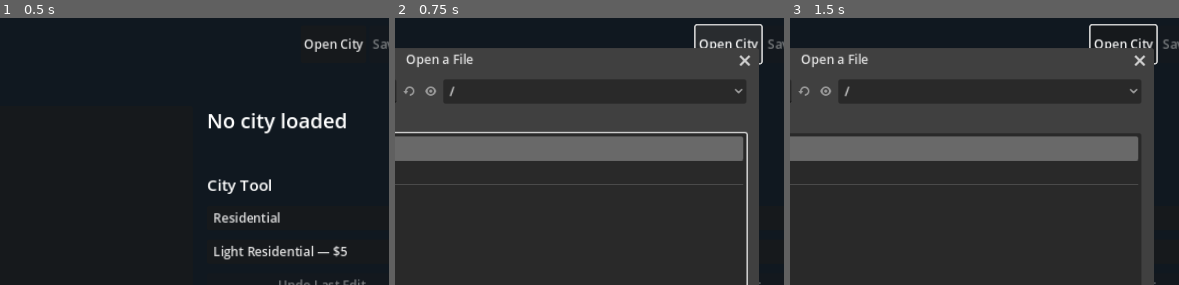
Above: before the commit, frames 1-3 (left to right).
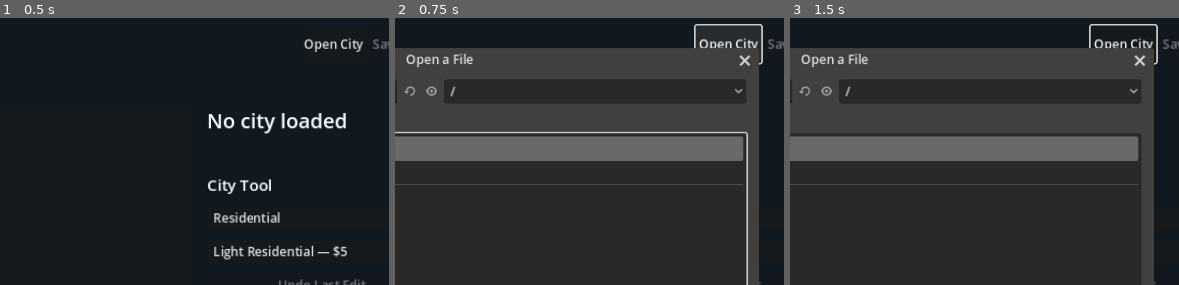
Above: after the commit, the same moments.

Repository: nicholas-ochoa/OpenSC2K
Game: Godot game, scene res://main.tscn
The game is run twice, just before and just after one commit, with the same random seed, the same clock (stepped at 60 frames per second) and the same inputs.
Inputs (mouse positions are % of the whole screen's width and height, from its top left):
- Up to frame 1 (0.5 s): no input
- Up to frame 2 (0.75 s): click "Open City" at 0.5 s
- Up to frame 3 (1.5 s): click (35, 88) at 1.27 s; type "12" at 1.35 s
The pictures show only the part of the screen within x 43-93%, y 0-50%; the shares and areas given below are measured in that part.

Frame 1 is identical in both runs. In frame 2, 0.1% of the frame differs, in the area x 2-16%, y 25-30%; in frame 3, 0.1%.

Commit message:
moving sprites

Diff:
--- a/game/src/view/city_isometric_renderer.gd
+++ b/game/src/view/city_isometric_renderer.gd
@@ -1,3 +1,5 @@
+# fixme: trains need their above-ground draw pass
+
 class_name CityIsometricRenderer
 extends RefCounted
 
@@ -10,6 +12,14 @@
 const TOP_MARGIN := 512
 const SIDE_MARGIN := 32
 const DISPATCH_SPRITES := {7: 1381, 8: 1382, 14: 1383}
+const THING_SPRITES := [
+	0, 1359, 1364, 1369, 1390, 1490, 1387, 1382, 1383,
+	1380, 1374, 1374, 1374, 1374, 1384, 1497, 1495,
+]
+const SHIP_DIRECTION_POSITION := [1, 2, 3, 4, 3, 2, 1, 0]
+const SHIP_DIRECTION_FLIP := [false, false, false, false, true, true, true, false]
+const THING_DIRECTION_POSITION := [0, 1, 1, 0]
+const THING_DIRECTION_FLIP := [false, false, true, true]
 
 
 static func create_image(
@@ -64,6 +74,9 @@
 			var dispatch_sprite := dispatch_sprite_id(city, x, y)
 			if dispatch_sprite > 0 and sprites.find_sprite(dispatch_sprite) == null:
 				missing[dispatch_sprite] = true
+			var moving_visual := moving_thing_visual(city, x, y)
+			if not moving_visual.is_empty() and sprites.find_sprite(moving_visual.sprite_id) == null:
+				missing[moving_visual.sprite_id] = true
 	var ids := missing.keys()
 	ids.sort()
 	for sprite_id in ids:
@@ -158,6 +171,9 @@
 	if dispatch_sprite > 0:
 		var dispatch_image := _sprite_image(sprites, palette, cache, dispatch_sprite, false)
 		_blend_on_base(output, dispatch_image, screen_x, base_y)
+	var moving_visual := moving_thing_visual(city, x, y)
+	if not moving_visual.is_empty():
+		_draw_moving_thing(output, city, palette, sprites, cache, moving_visual)
 
 
 static func dispatch_sprite_id(city: CityState, x: int, y: int) -> int:
@@ -168,6 +184,100 @@
 	if thing.is_empty() or thing.x != x or thing.y != y:
 		return 0
 	return int(DISPATCH_SPRITES.get(thing.type, 0))
+
+
+static func moving_thing_visual(city: CityState, x: int, y: int) -> Dictionary:
+	var overlay := city.text_overlay_id(x, y)
+	if overlay < 201 or overlay > 240:
+		return {}
+	var record := overlay - 201
+	var thing := city.thing(record)
+	if thing.is_empty() or thing.x != x or thing.y != y:
+		return {}
+	var sprite := moving_thing_sprite(thing)
+	if sprite.is_empty():
+		return {}
+	return {
+		"sprite_id": sprite.sprite_id,
+		"flip": sprite.flip,
+		"record": record,
+		"type": thing.type,
+		"x": x,
+		"y": y,
+		"z": thing.z,
+		"px": thing.px,
+		"py": thing.py,
+	}
+
+
+static func moving_thing_sprite(thing: Dictionary) -> Dictionary:
+	if thing.is_empty():
+		return {}
+	var type := int(thing.get("type", 0))
+	var direction := int(thing.get("direction", 0))
+	var state := int(thing.get("state", 0))
+	if type < 1 or type >= THING_SPRITES.size():
+		return {}
+	var sprite_id: int = THING_SPRITES[type]
+	var flip := false
+	match type:
+		1, 2, 3:
+			if direction < 0 or direction >= SHIP_DIRECTION_POSITION.size():
+				return {}
+			sprite_id += SHIP_DIRECTION_POSITION[direction]
+			flip = SHIP_DIRECTION_FLIP[direction]
+		4:
+			if direction < 0 or direction >= THING_DIRECTION_POSITION.size():
+				return {}
+			sprite_id += THING_DIRECTION_POSITION[direction]
+			flip = THING_DIRECTION_FLIP[direction]
+		6:
+			if direction < 0 or direction > 2:
+				return {}
+			sprite_id += direction
+		9:
+			if state != 0:
+				sprite_id = 1379
+			elif direction < 0 or direction >= THING_DIRECTION_POSITION.size():
+				return {}
+			else:
+				sprite_id += THING_DIRECTION_POSITION[direction]
+				flip = THING_DIRECTION_FLIP[direction]
+		16:
+			if direction < 0 or direction > 7:
+				return {}
+			flip = direction > 3
+		_:
+			return {}
+	return {"sprite_id": sprite_id, "flip": flip}
+
+
+static func _draw_moving_thing(
+	output: Image,
+	city: CityState,
+	palette: Sc2Palette,
+	sprites: Sc2SpriteArchive,
+	cache: Dictionary,
+	visual: Dictionary
+) -> void:
+	var sprite := _sprite_image(
+		sprites, palette, cache, visual.sprite_id, visual.flip
+	)
+	var altitude := city.land_altitude(visual.x, visual.y)
+	if city.is_water(visual.x, visual.y):
+		altitude = city.water_altitude(visual.x, visual.y)
+	var center_x: int = (
+		SIDE_MARGIN + CityState.MAP_SIZE * HALF_WIDTH
+		+ (visual.x - visual.y) * HALF_WIDTH + HALF_WIDTH
+		+ visual.px - visual.py
+	)
+	var top_y: int = (
+		TOP_MARGIN + (visual.x + visual.y) * HALF_HEIGHT
+		+ int((visual.px + visual.py) / 2)
+		- altitude * ALTITUDE_STEP - visual.z * 8 - sprite.get_height()
+	)
+	var destination := Vector2i(center_x - int(sprite.get_width() / 2), top_y)
+	output.blend_rect(sprite, Rect2i(Vector2i.ZERO, sprite.get_size()), destination)
 
 
 # four occupied corners, one sprite, compass picks the winner
--- a/game/tests/test_runner.gd
+++ b/game/tests/test_runner.gd
@@ -316,6 +316,45 @@
 	_check(IsometricRenderer.terrain_sprite_id(0x00, false) == 1256, "Flat land uses sprite 1256")
 	_check(IsometricRenderer.terrain_sprite_id(0x10, true) == 1270, "Submerged land uses sprite 1270")
 	_check(IsometricRenderer.terrain_sprite_id(0x45, true) == 1290, "Last water tile uses sprite 1290")
+	var plane_visual := IsometricRenderer.moving_thing_sprite({
+		"type": 1, "direction": 4, "state": 2,
+	})
+	_check(
+		plane_visual.sprite_id == 1362 and plane_visual.flip,
+		"Airplane view uses the recovered direction offset and mirror",
+	)
+	var ship_visual := IsometricRenderer.moving_thing_sprite({
+		"type": 3, "direction": 7, "state": 0,
+	})
+	_check(
+		ship_visual.sprite_id == 1369 and not ship_visual.flip,
+		"Cargo-ship view uses the recovered north-west sprite",
+	)
+	var sail_visual := IsometricRenderer.moving_thing_sprite({
+		"type": 9, "direction": 2, "state": 0,
+	})
+	_check(
+		sail_visual.sprite_id == 1381 and sail_visual.flip,
+		"Sailboat view uses the recovered cardinal offset and mirror",
+	)
+	_check(
+		IsometricRenderer.moving_thing_sprite({
+			"type": 9, "direction": 2, "state": 1,
+		}).sprite_id == 1379,
+		"A distressed sailboat uses the Nessie sprite",
+	)
+	_check(
+		IsometricRenderer.moving_thing_sprite({
+			"type": 6, "direction": 2, "state": 0,
+		}).sprite_id == 1389,
+		"Explosion frame two uses the third recovered sprite",
+	)
+	_check(
+		IsometricRenderer.moving_thing_sprite({
+			"type": 10, "direction": 0, "state": 0,
+		}).is_empty(),
+		"The generic view defers trains to their custom renderer",
+	)
 	_check(
 		starter_document.find_chunk("ALTM").set_decoded_payload(_filled_bytes(128 * 128 * 2, 0)),
 		"Isometric lookup fixture clears altitude",
